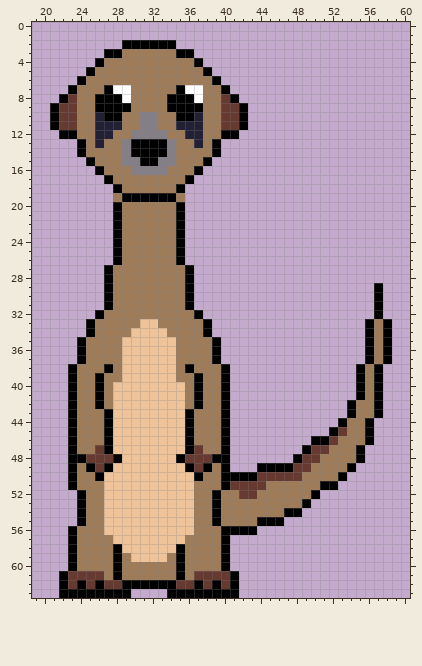
Two versions of one pixel-art sprite, src/images/meerkat_front-facing.png. The picture above is the old version.
The file is 64x64 pixels. Shown: x 19..60, y 0..63.
After the commit:
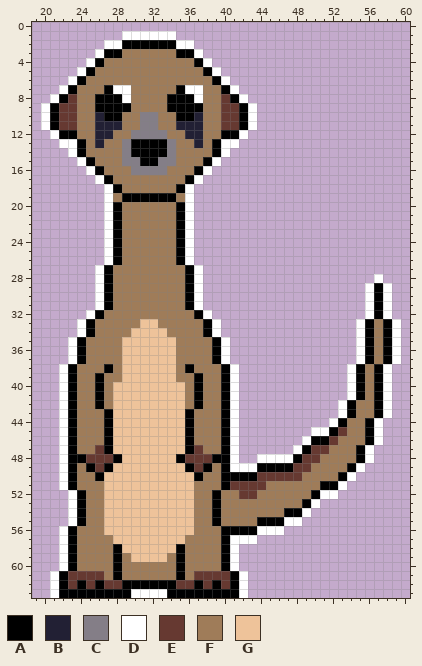
Palette (. is transparent): A #000000  B #222034  C #847e87  D #ffffff  E #663931  F #9f7c59  G #eec39a
Difference:
Colour D now appears in row 1 at x 29 to 34; in row 2 at x 27 to 28 and 35 to 36; in row 3 at x 26 and 37; in row 4 at x 25 and 38; in row 5 at x 24 and 39; in row 6 at x 23 and 40.
Colour D now appears in row 7 at x 22 and 41; in row 8 at x 21 and 42; in rows 9 to 11 at x 20 and 43; in row 12 at x 21 and 42; in row 13 at x 22 to 23 and 40 to 41; in row 14 at x 23 and 40.
Colour D now appears in row 15 at x 24 and 39; in row 16 at x 25 and 38; in row 17 at x 26 and 37; in rows 18 to 26 at x 27 and 36; in row 27 at x 26 and 37; in row 28 at x 26, 37 and 57.
Colour D now appears in rows 29 to 31 at x 26, 37, 56 and 58; in row 32 at x 25, 38, 56 and 58; in rows 33 to 34 at x 24, 39, 55 and 59; in rows 35 to 37 at x 23, 40, 55 and 59; in rows 38 to 41 at x 22, 41, 54 and 58; in rows 42 to 43 at x 22, 41, 53 and 58.
Colour D now appears in row 44 at x 22, 41, 52 and 57; in row 45 at x 22, 41, 50 to 51 and 57; in row 46 at x 22, 41, 49 and 57; in row 47 at x 22, 41, 48 and 56; in row 48 at x 22, 41, 44 to 47 and 56; in row 49 at x 22, 41 to 43 and 55.
Colour D now appears in row 50 at x 22 and 54; in row 51 at x 22 and 53; in row 52 at x 23 and 51 to 52; in row 53 at x 23 and 50; in row 54 at x 23 and 49; in row 55 at x 23 and 47 to 48.
Colour D now appears in row 56 at x 22 and 44 to 46; in row 57 at x 22 and 41 to 43; in rows 58 to 60 at x 22 and 41; in rows 61 to 62 at x 21 and 42; in row 63 at x 21, 30 to 33 and 42.
